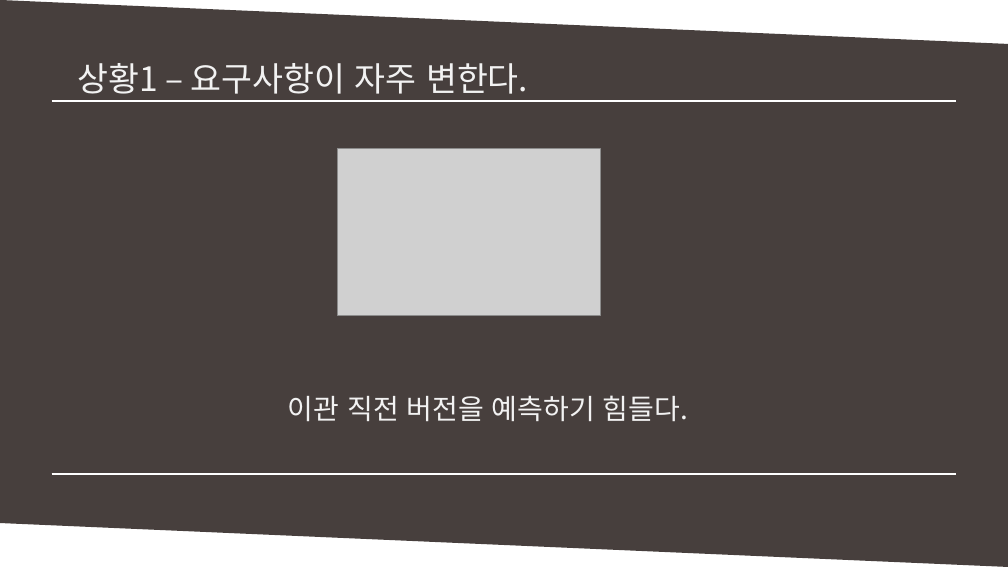
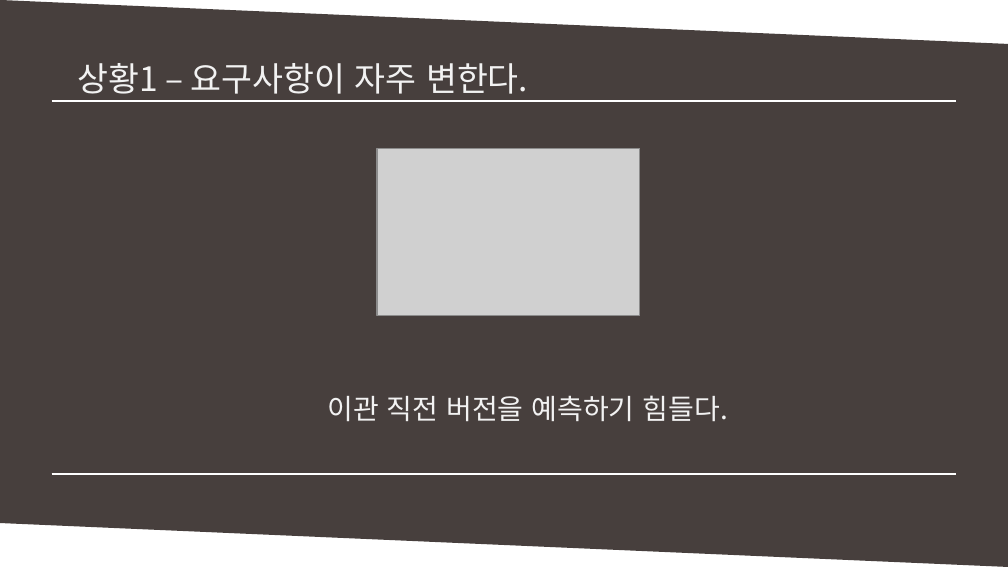
Before and after one commit to MinSikMoon/pptgit, a slide deck: slide 6 of git발표.pptx. Drawn at 1008x567 pixels with LibreOffice and Linux fonts; fonts in the diff are those of the drawing; grey boxes stand for pictures. Boxes give left, top, right and bottom in pixels: in the first picture for what was removed or moved away, otherwise in the second. Text is boxed around its words. In the diff, an @@ line names an element or a change of style, - is before the commit and + after.

```diff
--- a/git발표.pptx
+++ b/git발표.pptx
@@ picture: place and size @@
-picture at [338, 148, 601, 314]
+picture at [377, 148, 640, 314]
@@ text "이관 직전 버전을 예측하기 힘들다.": place and size @@
-text "이관 직전 버전을 예측하기 힘들다." at [288, 395, 688, 421]
+text "이관 직전 버전을 예측하기 힘들다." at [327, 395, 728, 421]
```
Also in this commit, not shown: 2 other slides changed, 1 slide added.
